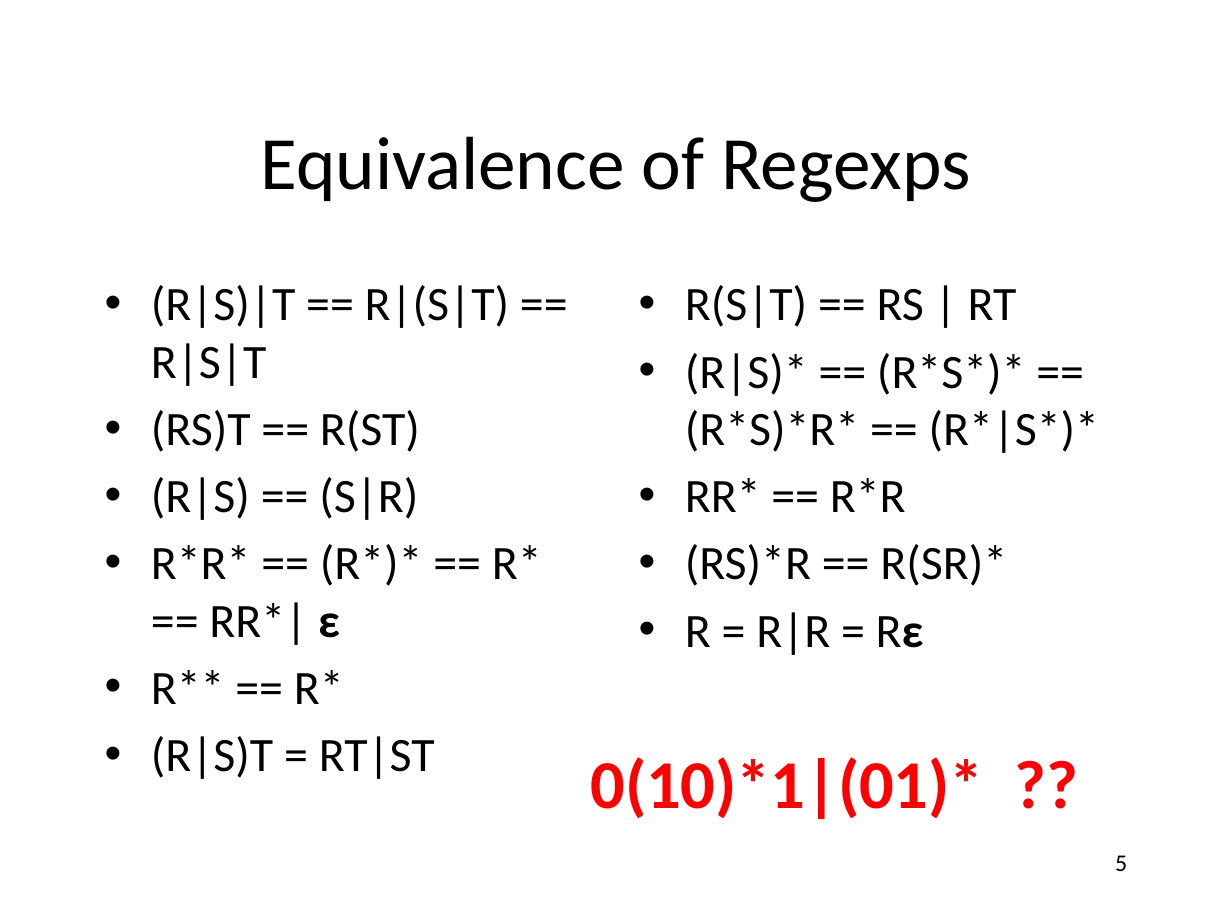
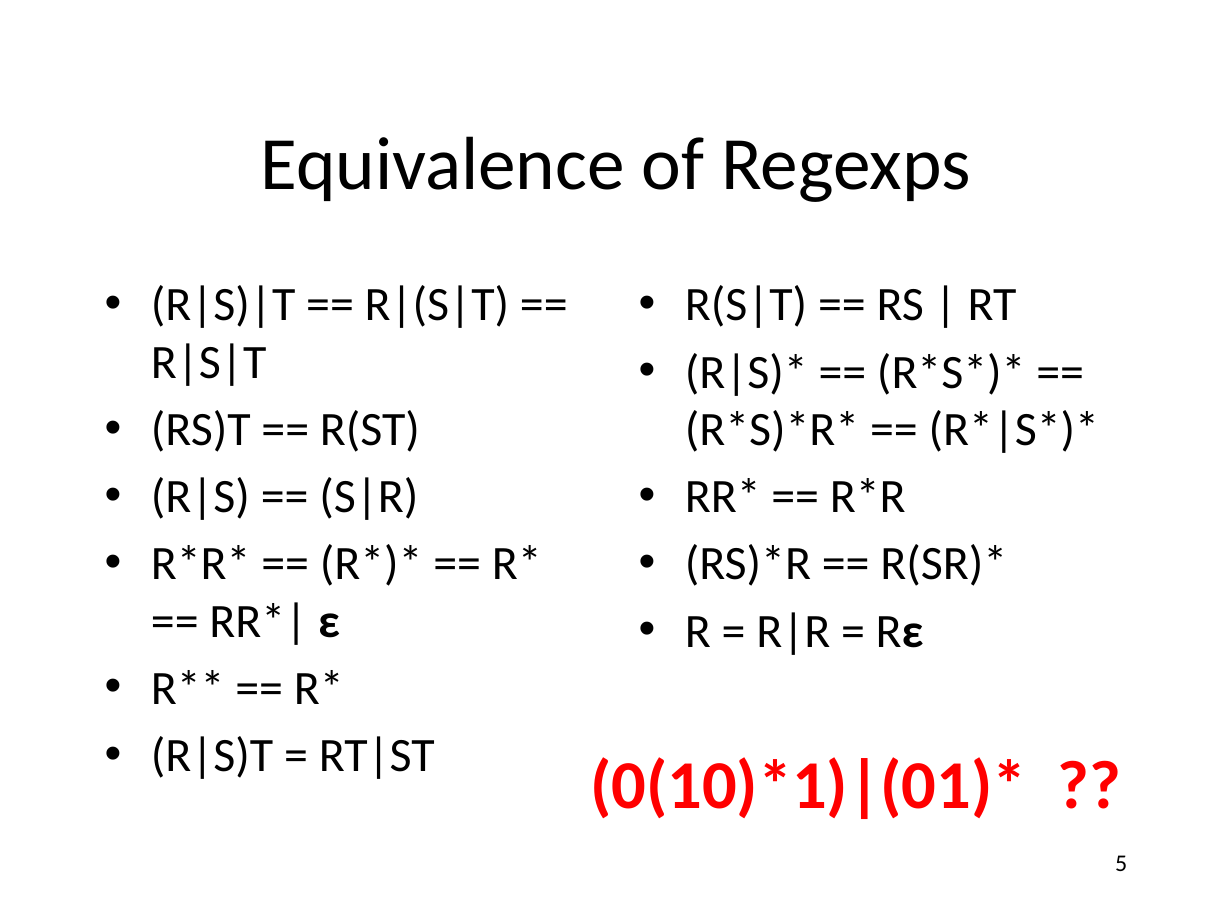
Before and after one commit to anoopsarkar/compilers-class, a slide deck: slide 5 of assets/ppt/lex/lex3-regexps-are-trees.pptx. Drawn at 1232x924 pixels with LibreOffice and Linux fonts; fonts in the diff are those of the drawing. Boxes give left, top, right and bottom in pixels: in the first picture for what was removed or moved away, otherwise in the second. Text is boxed around its words. In the diff, an @@ line names an element or a change of style, - is before the commit and + after.

```diff
--- a/assets/ppt/lex/lex3-regexps-are-trees.pptx
+++ b/assets/ppt/lex/lex3-regexps-are-trees.pptx
@@ text at box(590, 757, 1026, 819): text changed @@
-0(10)*1|(01)* ??
+(0(10)*1)|(01)* ??
```
Also in this commit, not shown: 2 other slides changed, 1 other file.
